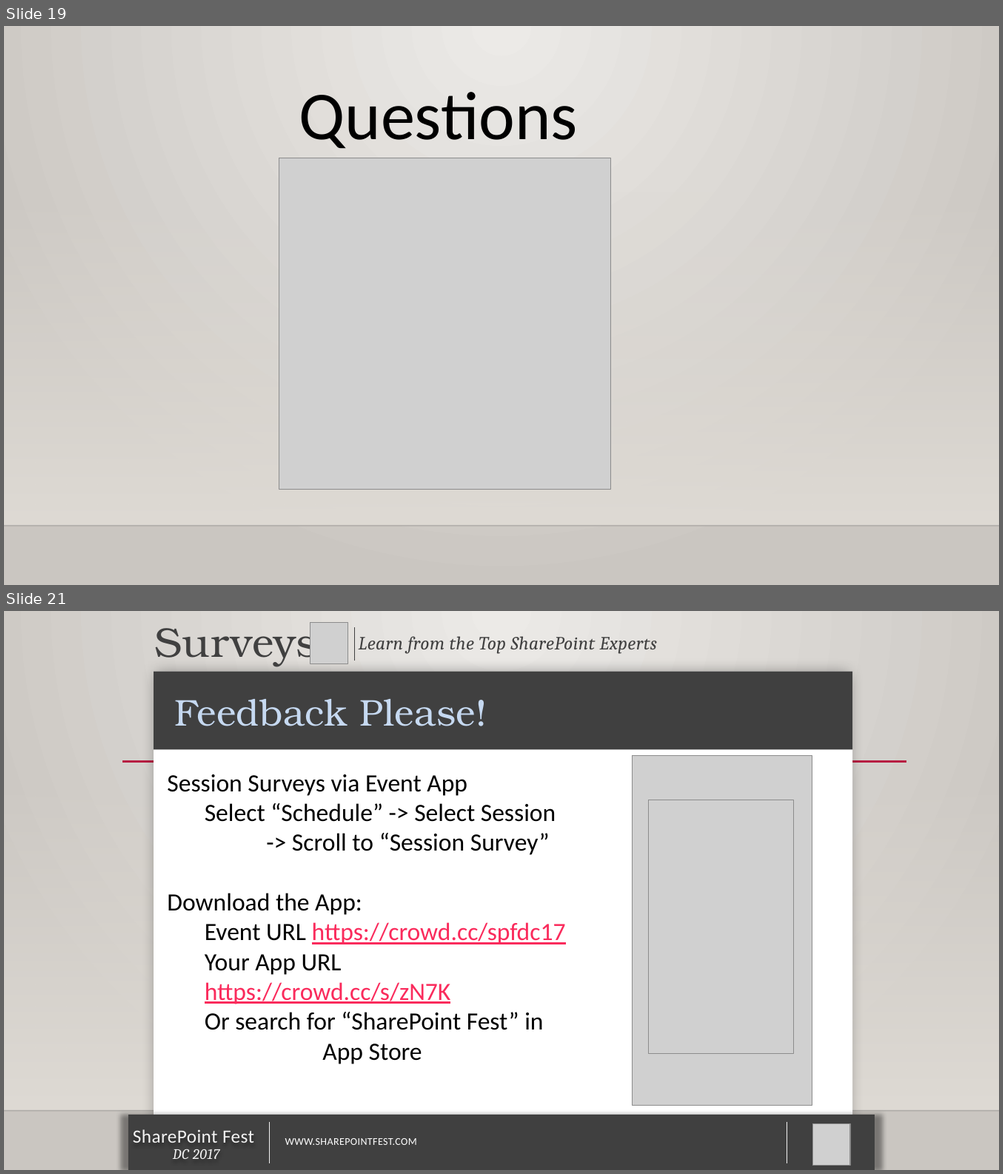
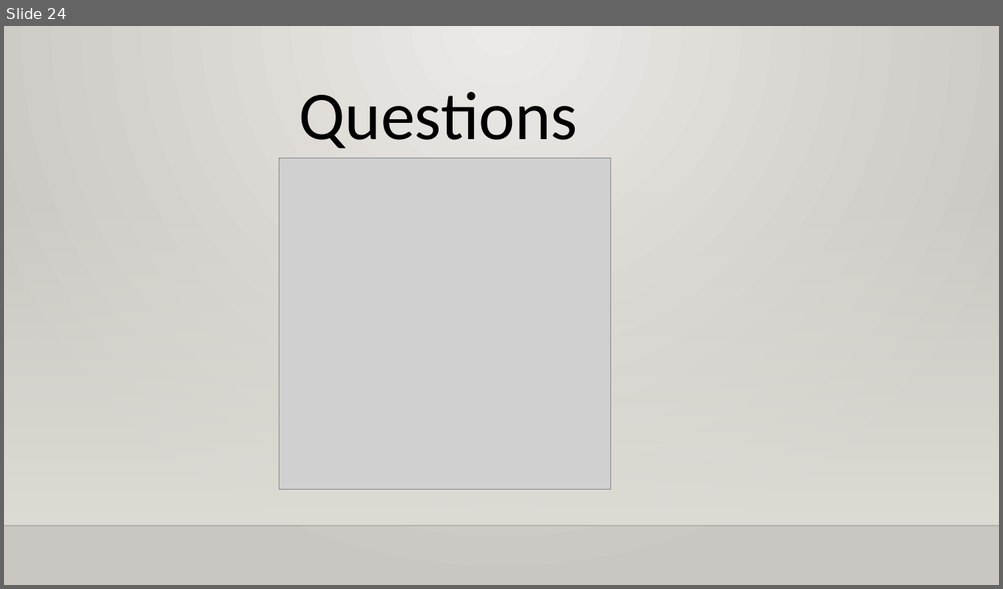
Before and after one commit to sharepointknight/react-demo, a slide deck: Not sure how you should REACT.pptx. Shown one above the other, each under a label of ours: slides 19 and 21 before the commit, slide 24 after it; the slides between them are not shown. The pictures are 1003x1174 and 1003x589 pixels, drawn with LibreOffice and Linux fonts; fonts in the diff are those of the drawing; grey boxes stand for pictures; background and template pictures are left out. Boxes give left, top, right and bottom in pixels: in the first picture for what was removed or moved away, otherwise in the second. Text is boxed around its words. In the diff, an @@ line names an element or a change of style, - is before the commit and + after.

```diff
--- a/Not sure how you should REACT.pptx
+++ b/Not sure how you should REACT.pptx
@@ slide 21 removed at <box>4,611,999,1170</box>, background gradient #ECEAE7 to #CAC7C1; not listed: 2 template elements that a slide beside it also shows @@
@@ text removed at <box>154,622,317,667</box> @@
-Surveys
@@ picture removed at <box>310,623,347,665</box> @@
@@ line removed from (354, 627) to (354, 661) @@
@@ text removed at <box>358,636,657,654</box> @@
-Learn from the Top SharePoint Experts
@@ rectangle removed at <box>153,672,852,1158</box> @@
@@ rectangle removed at <box>153,672,852,750</box> @@
@@ text removed at <box>174,699,487,726</box> @@
-Feedback Please!
@@ line removed from (122, 762) to (907, 762) @@
@@ picture removed at <box>632,756,812,1105</box> @@
@@ text removed at <box>167,775,566,1065</box> @@
-Session Surveys via Event App
-  Select “Schedule” -> Select Session -> Scroll to “Session Survey”
-Download the App:
-  Event URL https://crowd.cc/spfdc17
-  Your App URL https://crowd.cc/s/zN7K
-  Or search for “SharePoint Fest” in App Store
@@ picture removed at <box>649,800,794,1054</box> @@
@@ rectangle removed at <box>128,1116,875,1170</box> @@
@@ text removed at <box>133,1130,254,1143</box> @@
-SharePoint Fest
@@ line removed from (270, 1123) to (270, 1163) @@
@@ text removed at <box>285,1139,417,1145</box> @@
-WWW.SHAREPOINTFEST.COM
@@ page number removed at <box>670,1130,844,1159</box> @@
-21
@@ line removed from (787, 1123) to (787, 1163) @@
@@ picture removed at <box>813,1125,850,1166</box> @@
@@ text removed at <box>173,1150,219,1159</box> @@
-DC 2017
@@ what was slide 19 is now slide 24 @@
```
Also in this commit, not shown: 3 slides changed, 4 slides added, 10 other files.
